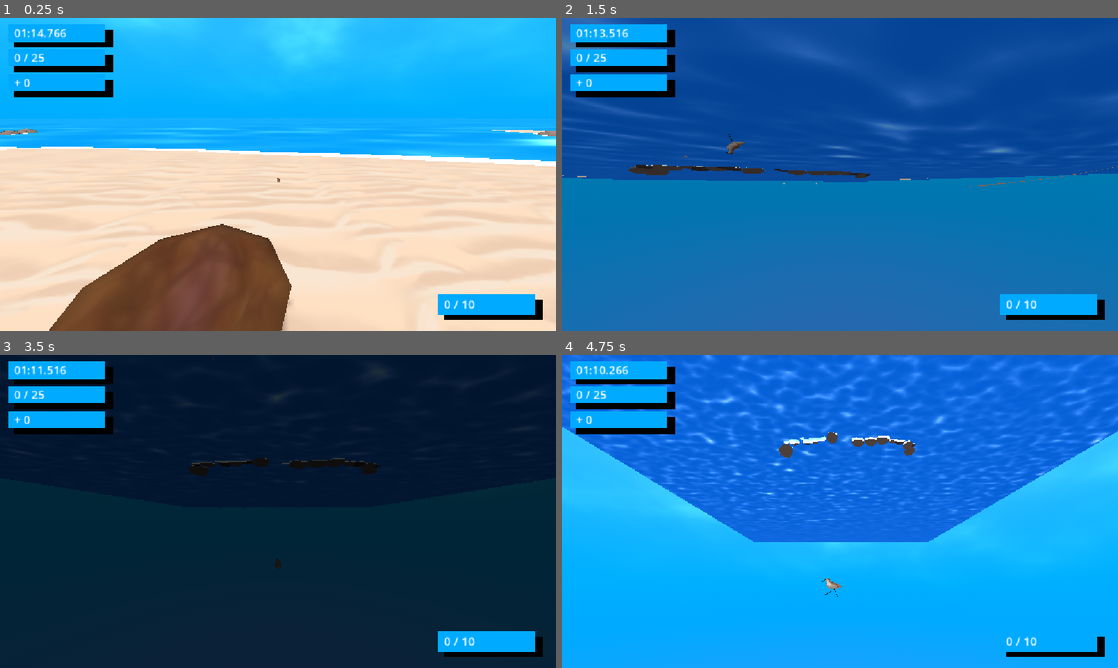
Above: before the commit, frames 1-4 (two rows, left to right).
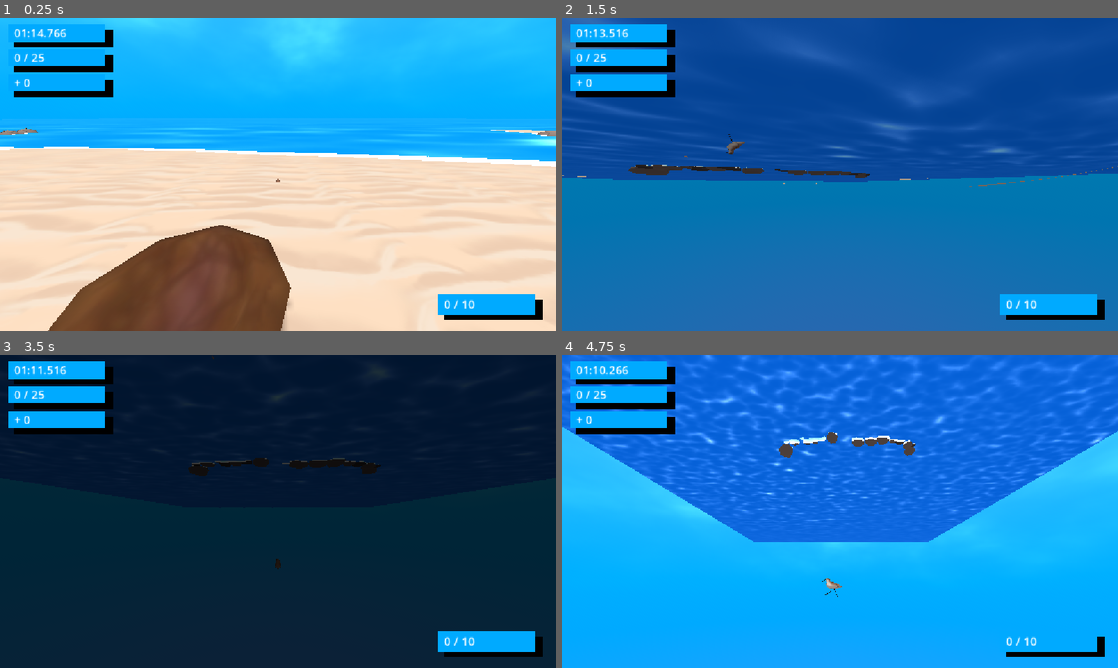
Above: after the commit, the same moments.

Repository: m-2ne-jr/treasuresoftheseaking
Game: Godot game, scene res://Scenes/Main.tscn
The game is run twice, just before and just after one commit, with the same random seed, the same clock (stepped at 60 frames per second) and the same inputs. Sound files missing from this copy of the repository are replaced by a short silence.
Inputs:
- Up to frame 1 (0.25 s): no input
- Up to frame 2 (1.5 s): hold D (move_right) 0.53-1.28 s; tap K (camera_down) at 0.6 s; hold S (move_backward) from 1.28 s (still down); tap J (camera_left) at 1.35 s
- Up to frame 3 (3.5 s): release S (move_backward) at 2.03 s; hold D (move_right) 2.03-2.78 s; tap L (camera_right) at 2.1 s; tap Enter at 2.75 s; hold W (move_forward) from 2.78 s (still down); tap I (camera_up) at 2.85 s
- Up to frame 4 (4.75 s): release W (move_forward) at 3.53 s; hold A (move_left) from 3.53 s (still down); tap X (drop_treasure) at 3.6 s; tap K (camera_down) at 4.35 s

The runs differ from the first frame. In frame 1, 0.2% of the frame differs, in the area x 1-100%, y 35-100%; in frame 2, less than 0.1%; in frame 3, less than 0.1%; in frame 4, less than 0.1%.

Commit message:
Reset transforms on root

Diff:
--- a/Scenes/Main.tscn
+++ b/Scenes/Main.tscn
@@ -461,7 +461,6 @@
 size = Vector3(13.062256, 0.1677, 2.5458984)
 
 [node name="World" type="Node3D"]
-transform = Transform3D(1, 0, 0, 0, 1, 0, 0, 0, 1, -14.081203, 7.5658836, 17.640697)
 
 [node name="WorldEnvironment" type="WorldEnvironment" parent="."]
 environment = SubResource("Environment_50glp")
